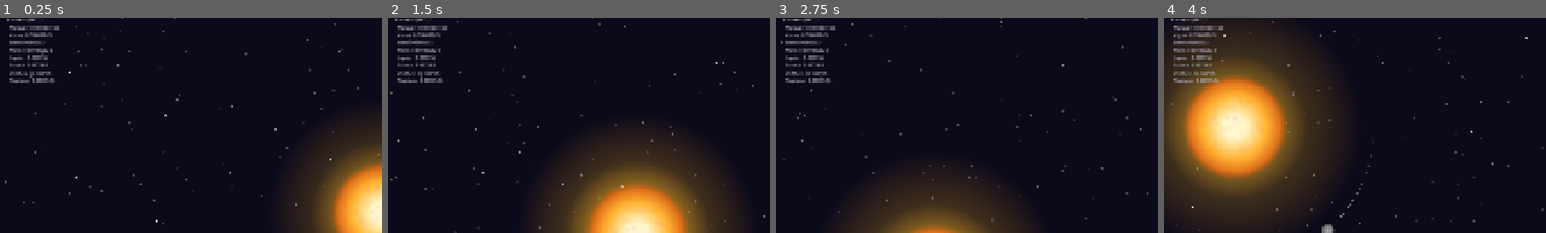
Above: before the commit, frames 1-4 (left to right).
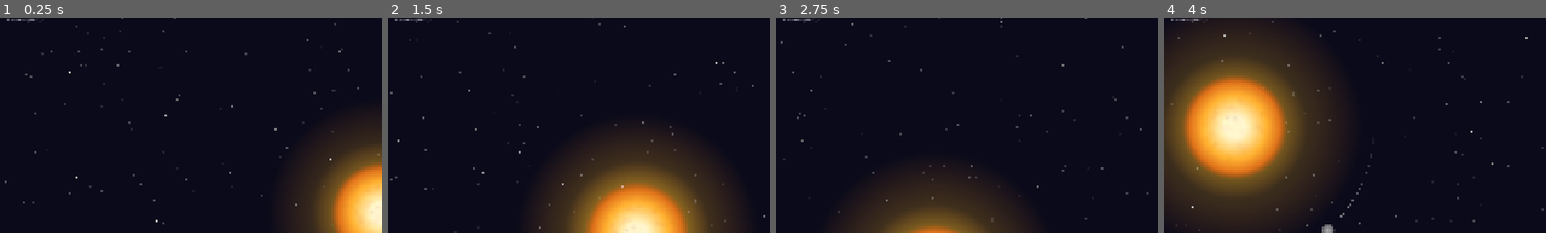
Above: after the commit, the same moments.

Repository: avantgardian/godot-space-idle
Game: Godot game, scene res://scenes/main.tscn
Same seed, same stepped clock (60 frames per second), same inputs: the game is played once before the commit and once after it.
Inputs (mouse positions are % of the whole screen's width and height, from its top left):
- Up to frame 1 (0.25 s): no input
- Up to frame 2 (1.5 s): tap Enter at 0.5 s; move the mouse to (72, 45) at 0.52 s; hold Right (ui_right) 0.53-1.25 s; tap L at 0.6 s; click (72, 45) at 0.67 s; drag from (30, 55) to (45, 70) at 1.27 s
- Up to frame 3 (2.75 s): move the mouse to (60, 28) at 2.02 s; hold Right (ui_right) from 2.03 s (still down); tap L at 2.1 s
- Up to frame 4 (4 s): release Right (ui_right) at 2.75 s; drag from (45, 70) to (20, 35) at 2.77 s; move the mouse to (80, 65) at 3.52 s; hold Left (ui_left) from 3.53 s (still down); tap L at 3.6 s
The pictures show only the part of the screen within x 0-50%, y 5-55%; the shares and areas given below are measured in that part.

The runs differ from the first frame. In frame 1, 1.4% of the frame differs, in the area x 2-16%, y 3-31%; in frame 2, 1.4%; in frame 3, 1.4%; in frame 4, 1.4%.

Commit message:
feat: no planet respawn, strikethrough dead planets in UI

Diff:
--- a/scripts/main.gd
+++ b/scripts/main.gd
@@ -32,7 +32,7 @@
 
 var sun_mass: float = 1.0
 var _mass_label: Label
-var _planet_mass_labels: Array[Label]
+var _planet_mass_labels: Array[RichTextLabel]
 var _collision_flash: float = 0.0
 var _impact_rings: Array[Dictionary]
 var _asteroids: Array[Node2D]
@@ -80,9 +80,10 @@
 	container.add_child(title)
 
 	for p in _planet_data:
-		var lbl := Label.new()
-		lbl.add_theme_color_override("font_color", Color(0.7, 0.7, 0.75, 1))
-		lbl.add_theme_font_size_override("font_size", 12)
+		var lbl := RichTextLabel.new()
+		lbl.bbcode_enabled = true
+		lbl.add_theme_color_override("default_color", Color(0.7, 0.7, 0.75, 1))
+		lbl.add_theme_font_size_override("normal_font_size", 12)
 		container.add_child(lbl)
 		_planet_mass_labels.append(lbl)
 
@@ -337,7 +338,10 @@
 			var change := ""
 			if pct > 0.001:
 				change = " +%.1f%% ↑" % pct
-			_planet_mass_labels[i].text = "  %s: %s%s" % [planet_names[i], str(m), change]
+			var line: String = "%s: %s%s" % [planet_names[i], str(m), change]
+			if p.node._dead:
+				line = "[s]" + line + "[/s]"
+			_planet_mass_labels[i].text = line
 
 	var camera := $Camera2D as Camera2D
 	var cur_zoom: float = camera.zoom.x
@@ -519,7 +523,6 @@
 		body._alive = false
 	else:
 		body._dead = true
-		body._respawn_timer = 0.0
 
 func _spawn_collision_effect(pos: Vector2, mass: float, contact_radius: float = 1.0):
 	var t := clampf(mass * 10.0, 0.2, 1.0)
--- a/scripts/orbital_body.gd
+++ b/scripts/orbital_body.gd
@@ -13,7 +13,6 @@
 var _pos: Vector2
 var _vel: Vector2
 var _dead: bool = false
-var _respawn_timer: float = 0.0
 var _trail: PackedVector2Array
 var _trail_tick: int = 0
 var _trail_max: int = 1200
@@ -55,10 +54,6 @@
 
 func _process(delta):
 	if _dead:
-		_respawn_timer += delta
-		if _respawn_timer >= 2.0:
-			_respawn_timer = 0.0
-			_reset()
 		return
 
 	var gm := _initial_gm() * sun_mass
@@ -74,7 +69,6 @@
 	var sun_r := sun_collision_r(sun_mass) + collision_radius
 	if r < sun_r:
 		_dead = true
-		_respawn_timer = 0.0
 		visible = false
 		collided_with_sun.emit()
 
